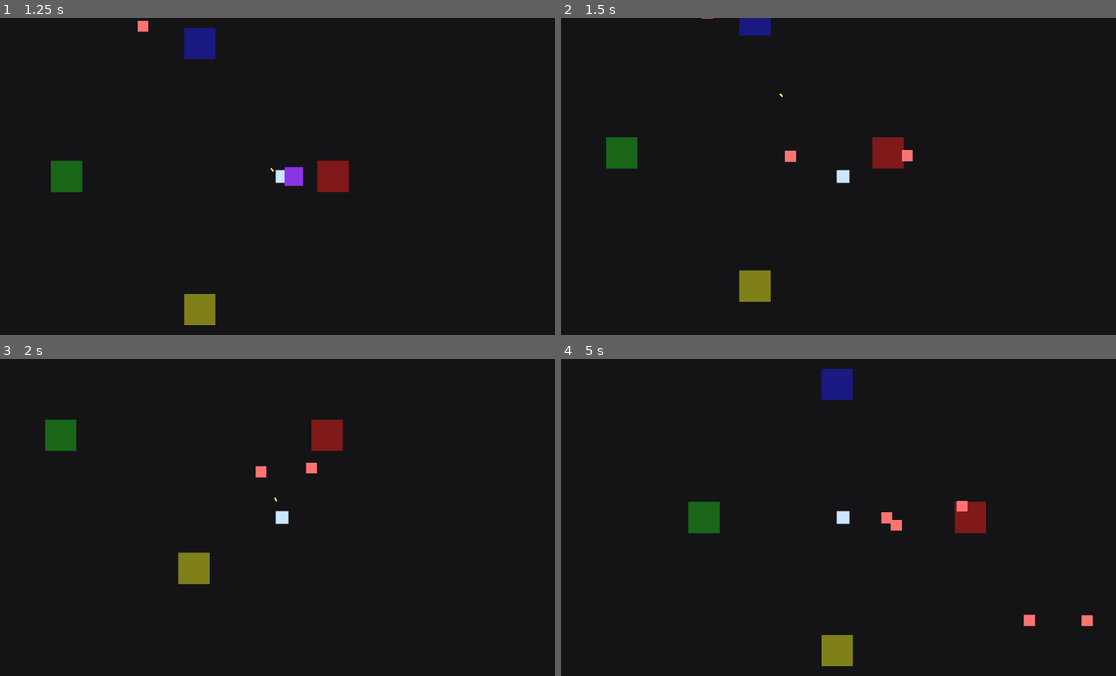
Above: before the commit, frames 1-4 (two rows, left to right).
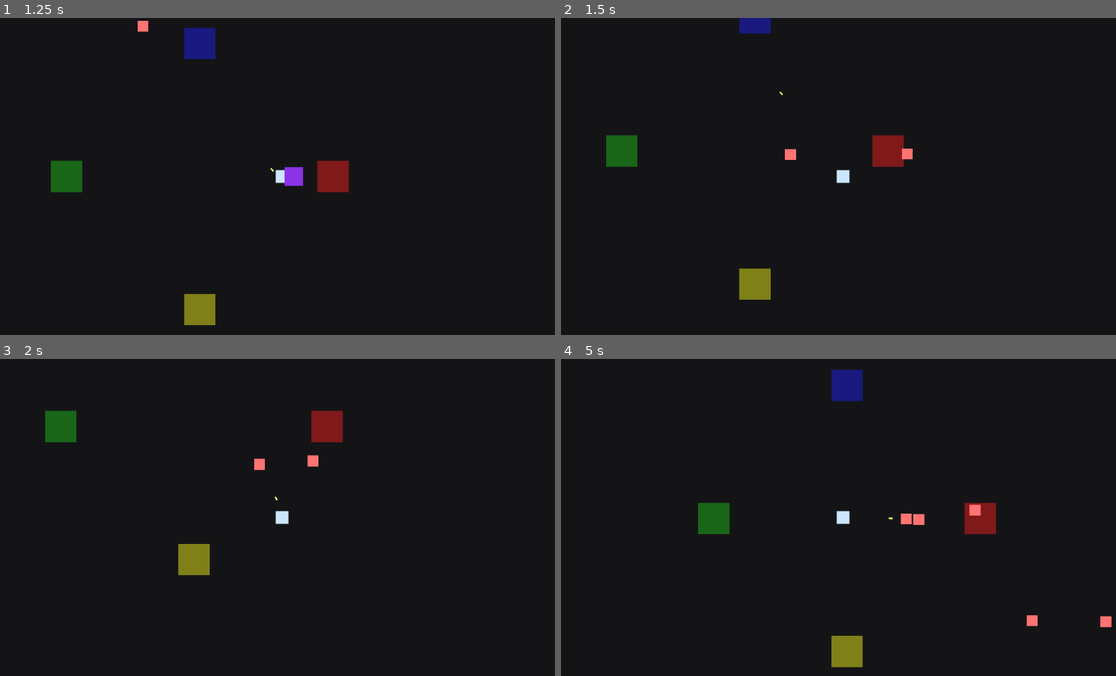
Above: after the commit, the same moments.

Repository: KevinRabbe/bullet-hell-roughe-lite
Game: Godot game, scene res://scenes/Main.tscn
Two runs of this game, one before a commit and one after it. Both use one fixed random seed, a clock stepped at 60 frames per second and the inputs below.
Inputs:
- Up to frame 1 (1.25 s): tap Enter at 0.5 s; hold D (move_right) from 0.53 s (still down); hold E (interact) from 0.53 s (still down)
- Up to frame 2 (1.5 s): release D (move_right) at 1.28 s; release E (interact) at 1.28 s; hold S (move_down) from 1.28 s (still down); tap E (interact) at 1.35 s
- Up to frame 3 (2 s): keep holding S (move_down)
- Up to frame 4 (5 s): release S (move_down) at 2.03 s; hold D (move_right) 2.03-2.78 s; hold E (interact) 2.03-2.78 s; hold W (move_up) 2.78-3.53 s; tap E (interact) at 2.85, 4.35 s; hold E (interact) 3.53-4.28 s; hold A (move_left) from 3.53 s (still down); tap G (debug_grant_item, bound only after the commit) at 4.15 s

Frame 1 is identical in both runs. In frame 2, 0.4% of the frame differs, in the area x 8-64%, y 0-90%; in frame 3, 1.2%; in frame 4, 2.1%, in the area x 22-100%, y 3-98%.

Commit message:
Milestone 5: add first reward and item prototype flow

Diff:
--- a/project.godot
+++ b/project.godot
@@ -37,3 +37,7 @@
 "deadzone": 0.5,
 "events": [Object(InputEventKey,"physical_keycode":69,"keycode":0,"unicode":0,"location":0,"echo":false,"pressed":false,"script":null)]
 }
+debug_grant_item={
+"deadzone": 0.5,
+"events": [Object(InputEventKey,"physical_keycode":71,"keycode":0,"unicode":0,"location":0,"echo":false,"pressed":false,"script":null)]
+}
--- a/scenes/Main.tscn
+++ b/scenes/Main.tscn
@@ -6,6 +6,7 @@
 [ext_resource type="Script" path="res://scripts/spawning/enemy_spawner.gd" id="4"]
 [ext_resource type="PackedScene" path="res://scenes/Portal.tscn" id="5"]
 [ext_resource type="Script" path="res://scripts/portal/portal_event_manager.gd" id="6"]
+[ext_resource type="Script" path="res://scripts/items/reward_controller.gd" id="7"]
 
 [node name="Main" type="Node2D"]
 script = ExtResource("2")
@@ -65,3 +66,8 @@
 elite_spawn_distance = 180.0
 elite_move_speed = 240.0
 elite_max_hp = 80.0
+
+[node name="RewardController" type="Node" parent="."]
+script = ExtResource("7")
+player_path = NodePath("../Player")
+portal_event_manager_path = NodePath("../PortalEventManager")
--- /dev/null
+++ b/scripts/items/item_data.gd
@@ -0,0 +1,18 @@
+class_name ItemData
+extends RefCounted
+
+var id: String
+var name: String
+var description: String
+var stat_modifiers: Dictionary
+
+func _init(
+	new_id: String = "",
+	new_name: String = "",
+	new_description: String = "",
+	new_stat_modifiers: Dictionary = {}
+) -> void:
+	id = new_id
+	name = new_name
+	description = new_description
+	stat_modifiers = new_stat_modifiers.duplicate(true)
--- /dev/null
+++ b/scripts/items/item_database.gd
@@ -0,0 +1,43 @@
+extends RefCounted
+
+const ItemData = preload("res://scripts/items/item_data.gd")
+
+static func get_prototype_items() -> Array[ItemData]:
+	return [
+		ItemData.new(
+			"swift_boots",
+			"Swift Boots",
+			"Move faster.",
+			{"movement_speed": 35.0}
+		),
+		ItemData.new(
+			"glass_scope",
+			"Glass Scope",
+			"Projectiles travel farther and faster.",
+			{"range": 0.2, "projectile_speed": 0.25}
+		),
+		ItemData.new(
+			"steel_heart",
+			"Steel Heart",
+			"Gain max HP and armor.",
+			{"max_hp": 25.0, "armor": 2.0}
+		),
+		ItemData.new(
+			"trigger_core",
+			"Trigger Core",
+			"Fire faster and hit harder.",
+			{"attack_speed": 0.2, "damage": 0.2}
+		),
+		ItemData.new(
+			"lucky_charm",
+			"Lucky Charm",
+			"Improve luck and dodge chance.",
+			{"luck": 1.0, "dodge": 0.05}
+		)
+	]
+
+static func get_random_item(rng: RandomNumberGenerator) -> ItemData:
+	var items := get_prototype_items()
+	if items.is_empty():
+		return ItemData.new()
+	return items[rng.randi_range(0, items.size() - 1)]
--- /dev/null
+++ b/scripts/items/reward_controller.gd
@@ -0,0 +1,32 @@
+extends Node
+
+const ItemData = preload("res://scripts/items/item_data.gd")
+const ItemDatabase = preload("res://scripts/items/item_database.gd")
+
+@export var player_path: NodePath
+@export var portal_event_manager_path: NodePath
+
+var player: Node
+var portal_event_manager: Node
+var rng := RandomNumberGenerator.new()
+
+func _ready() -> void:
+	rng.randomize()
+	if player_path != NodePath():
+		player = get_node_or_null(player_path)
+	if portal_event_manager_path != NodePath():
+		portal_event_manager = get_node_or_null(portal_event_manager_path)
+	if portal_event_manager != null and portal_event_manager.has_signal("portal_event_completed"):
+		portal_event_manager.connect("portal_event_completed", _grant_random_item)
+
+func _unhandled_input(event: InputEvent) -> void:
+	if event.is_action_pressed("debug_grant_item"):
+		_grant_random_item()
+
+func _grant_random_item() -> void:
+	if player == null or not is_instance_valid(player):
+		return
+	if not player.has_method("grant_item"):
+		return
+	var item: ItemData = ItemDatabase.get_random_item(rng)
+	player.call("grant_item", item)
--- a/scripts/player.gd
+++ b/scripts/player.gd
@@ -1,12 +1,14 @@
 extends CharacterBody2D
 
 const StatBlock = preload("res://scripts/core/stat_block.gd")
+const ItemData = preload("res://scripts/items/item_data.gd")
 
 @export var debug_starting_hp: float = 100.0
 @export var debug_move_speed: float = 300.0
 
 var stats: StatBlock = StatBlock.new()
 var current_hp: float
+var owned_items: Array[ItemData] = []
 
 func _ready() -> void:
 	stats.max_hp = debug_starting_hp
@@ -25,3 +27,31 @@
 
 func die() -> void:
 	print("Player died - placeholder")
+
+func grant_item(item: ItemData) -> void:
+	if item == null:
+		return
+	owned_items.append(item)
+	_apply_item_effects(item)
+	print("Gained item: %s" % item.name)
+
+func _apply_item_effects(item: ItemData) -> void:
+	for stat_name in item.stat_modifiers.keys():
+		if not _has_stat_property(stat_name):
+			continue
+		var current_value: Variant = stats.get(stat_name)
+		var modifier: Variant = item.stat_modifiers[stat_name]
+		if current_value is float and modifier is float:
+			stats.set(stat_name, current_value + modifier)
+		elif current_value is int and modifier is int:
+			stats.set(stat_name, current_value + modifier)
+
+	if item.stat_modifiers.has("max_hp"):
+		current_hp += float(item.stat_modifiers["max_hp"])
+		current_hp = minf(current_hp, stats.max_hp)
+
+func _has_stat_property(stat_name: String) -> bool:
+	for property_info in stats.get_property_list():
+		if str(property_info.get("name", "")) == stat_name:
+			return true
+	return false
--- a/scripts/portal/portal_event_manager.gd
+++ b/scripts/portal/portal_event_manager.gd
@@ -1,4 +1,6 @@
 extends Node2D
+
+signal portal_event_completed
 
 @export var portal_scene: PackedScene
 @export var elite_enemy_scene: PackedScene
@@ -50,6 +52,7 @@
 func _on_portal_activated(portal_position: Vector2) -> void:
 	_spawn_elite(portal_position + Vector2.LEFT * elite_spawn_distance)
 	_spawn_elite(portal_position + Vector2.RIGHT * elite_spawn_distance)
+	portal_event_completed.emit()
 
 func _spawn_elite(spawn_position: Vector2) -> void:
 	if elite_enemy_scene == null:
Not shown: 1 places in scenes/Main.tscn that only renumber resources
